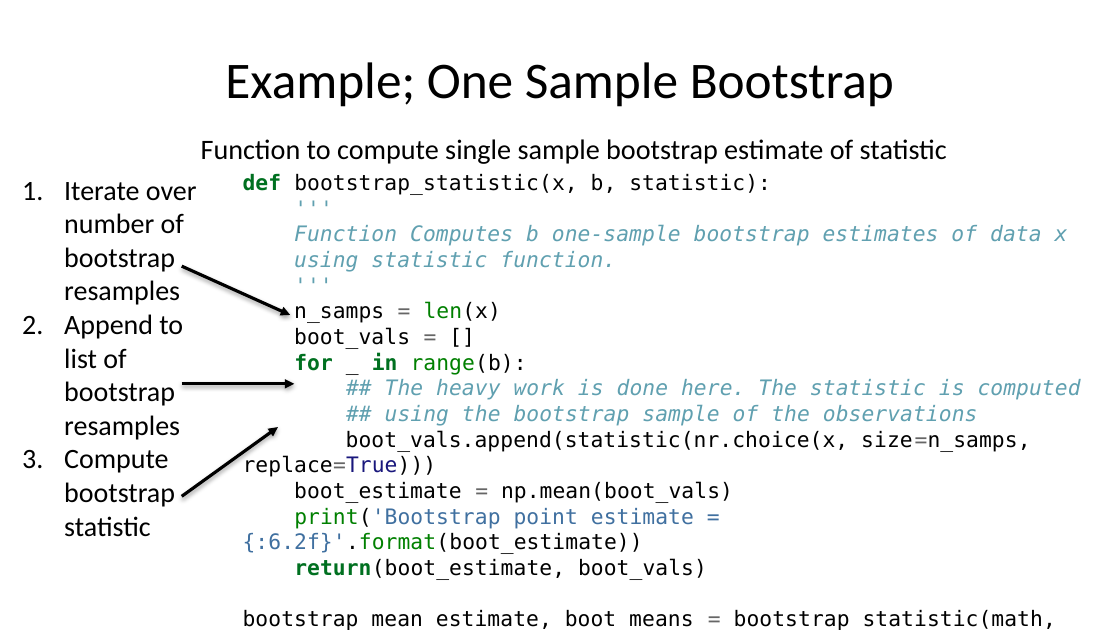
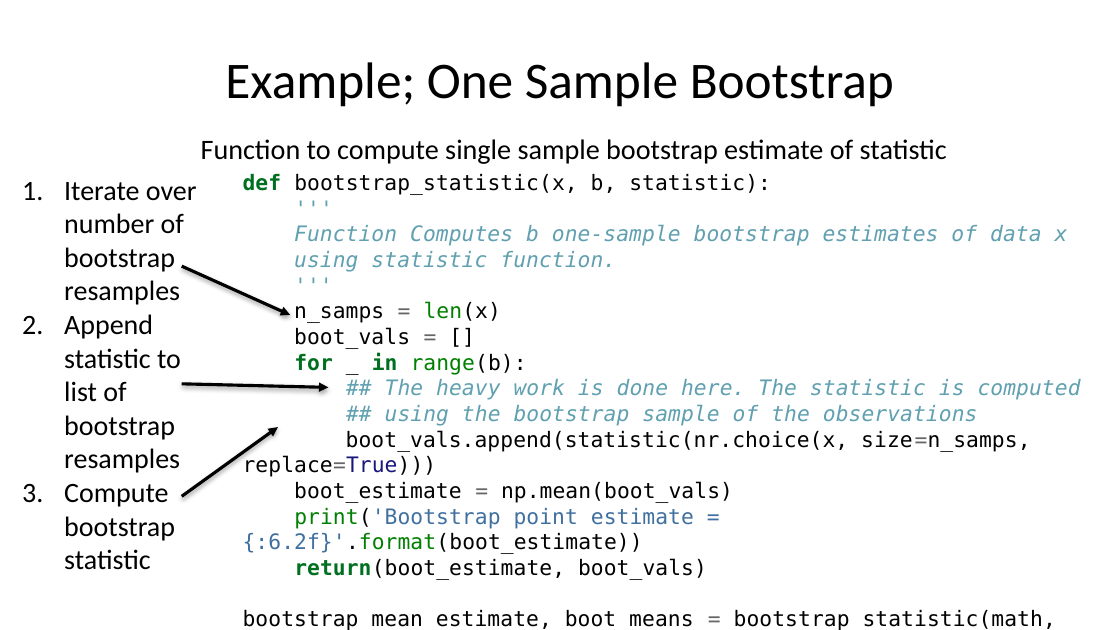
Before and after one commit to StephenElston/CSCI-E-83, a slide deck: slide 16 of LectureSlides/06b_IntroductionToBootstrap.pptx. Drawn at 1120x630 pixels with LibreOffice and Linux fonts; fonts in the diff are those of the drawing. Boxes give left, top, right and bottom in pixels: in the first picture for what was removed or moved away, otherwise in the second. Text is boxed around its words. In the diff, an @@ line names an element or a change of style, - is before the commit and + after.

```diff
--- a/LectureSlides/06b_IntroductionToBootstrap.pptx
+++ b/LectureSlides/06b_IntroductionToBootstrap.pptx
@@ text at <box>64,314,181,473</box>: text changed @@
-2. Append to list of bootstrap resamples
+2. Append statistic to list of bootstrap resamples
@@ arrow moved from (181, 384) - (295, 384) to (181, 384) - (328, 388) @@
```
Also in this commit, not shown: 4 other slides changed, 1 other file.
